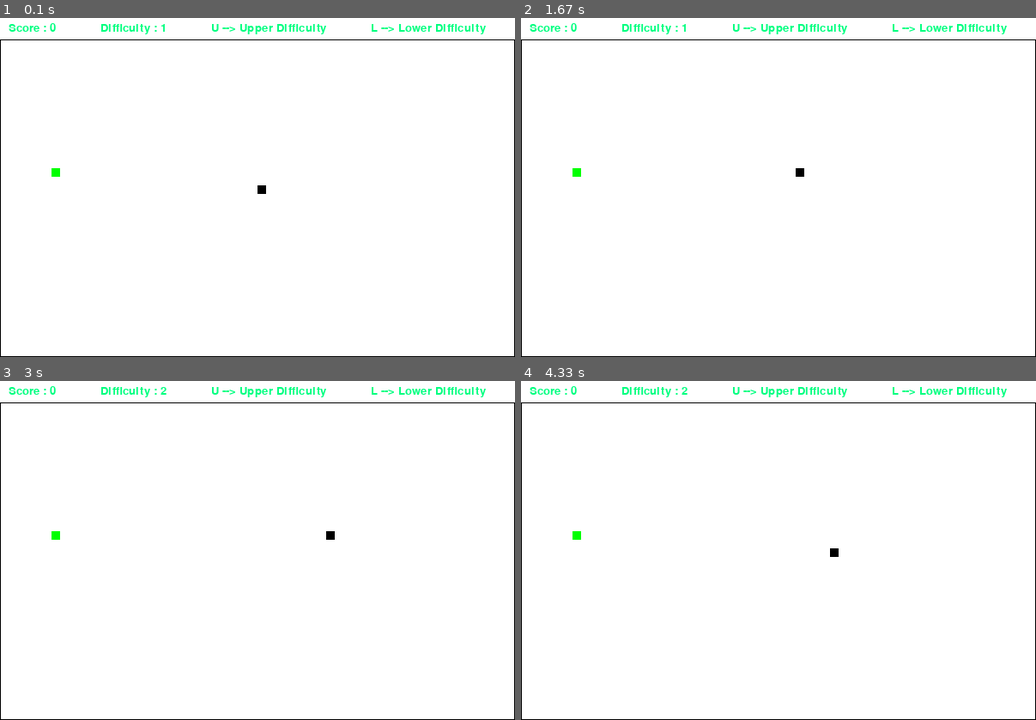
Above: before the commit, frames 1-4 (two rows, left to right).
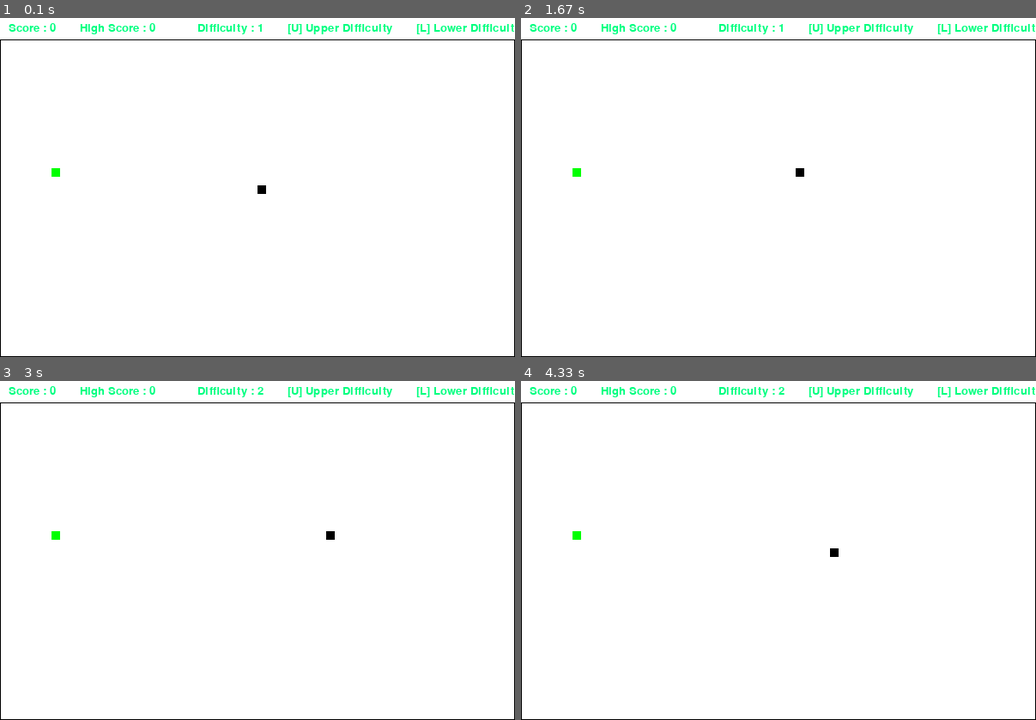
Above: after the commit, the same moments.

Repository: AldrinSaurovSarker/PyGame
Game: pygame game, started from Snake.py
The game is run twice, just before and just after one commit, with the same random seed, the same clock (stepped at 60 frames per second) and the same inputs.
Inputs:
- Up to frame 1 (0.1 s): no input
- Up to frame 2 (1.67 s): hold Right 0.33-0.8 s; hold Up 0.83-1.33 s; hold Right from 1.37 s (still down)
- Up to frame 3 (3 s): release Right at 2.1 s; hold Left 2.13-2.98 s; tap U at 2.28 s
- Up to frame 4 (4.33 s): hold Down 3.02-3.58 s; hold Left 3.62-4.12 s; hold Up from 4.15 s (still down); tap U at 4.3 s

The runs differ from the first frame. In frame 1, 1.1% of the frame differs, in the area x 15-100%, y 1-5%; in frame 2, 1.1%; in frame 3, 1.1%; in frame 4, 1.1%.

Commit message:
Update Snake.py

Diff:
--- a/Snake.py
+++ b/Snake.py
@@ -1,7 +1,6 @@
 # Needs to work on
-# 1. High Score Management
-# 2. Maze/Game Area of different shape
-# 3. Special Food disappearance
+# 1. Maze/Game Area of different shape
+# 2. Special Food disappearance
 
 import pygame
 import random
@@ -24,6 +23,16 @@
 win.fill(white)
 pygame.display.update()
 
+# High Score
+try:
+    f = open('high_score.txt', mode='r')
+    high_score = int(f.read())
+except FileNotFoundError:
+    f = open('high_score.txt', mode='w')
+    high_score = 0
+    f.write(str(high_score))
+f.close()
+
 
 # Display message on the screen
 def message(msg, color=black, font_style=None, font_size=30, position=(10, 10)):
@@ -33,6 +42,7 @@
 
 
 def GameLoop():
+    global high_score
     upper_border_height = 30
     run = True
     game_over = False
@@ -121,6 +131,9 @@
         for s in snake_list[:-1]:
             if s == (x, y):
                 game_over = True
+                fh = open('high_score.txt', mode='w')
+                fh.write(str(high_score))
+                fh.close()
                 break
 
         snake_list.append((x, y))
@@ -153,6 +166,10 @@
         # Snake Touches Border
         if x < 0 or y < upper_border_height or x >= display_width or y >= display_height:
             game_over = True
+            fh = open('high_score.txt', mode='w')
+            fh.write(str(high_score))
+            fh.close()
+
             continue
 
         # Draw Snake
@@ -162,16 +179,22 @@
         # Draw Game Border
         pygame.draw.line(win, black, (0, upper_border_height), (display_width, upper_border_height))
         pygame.draw.line(win, black, (0, upper_border_height), (0, display_height))
-        pygame.draw.line(win, black, (0, display_height-1), (display_width, display_height-1))
-        pygame.draw.line(win, black, (display_width-1, display_height-1), (display_width-1, upper_border_height))
+        pygame.draw.line(win, black, (0, display_height - 1), (display_width, display_height - 1))
+        pygame.draw.line(win, black, (display_width - 1, display_height - 1), (display_width - 1, upper_border_height))
 
         # Draw Normal and Special Food
         pygame.draw.rect(win, orange, (sfx, sfy, snake_block * 3, snake_block * 3))
         pygame.draw.rect(win, green, (fx, fy, snake_block, snake_block))
 
+        # Update High Score
+        if score > high_score:
+            high_score = score
+
         # Display Top
-        message('Score : ' + str(score) + "             Difficulty : " + str(difficulty) +
-                "             U --> Upper Difficulty" + "             L --> Lower Difficulty", cyan, font_size=20)
+        message('Score : ' + str(score) + "       High Score : " + str(high_score), color=cyan, font_size=20)
+        message("Difficulty : " + str(difficulty) + "       [U] Upper Difficulty" + "       [L] Lower Difficulty",
+                cyan, font_size=20, position=(display_width/2.6, 10))
+
         pygame.display.update()
         clock.tick(snake_speed)
 
